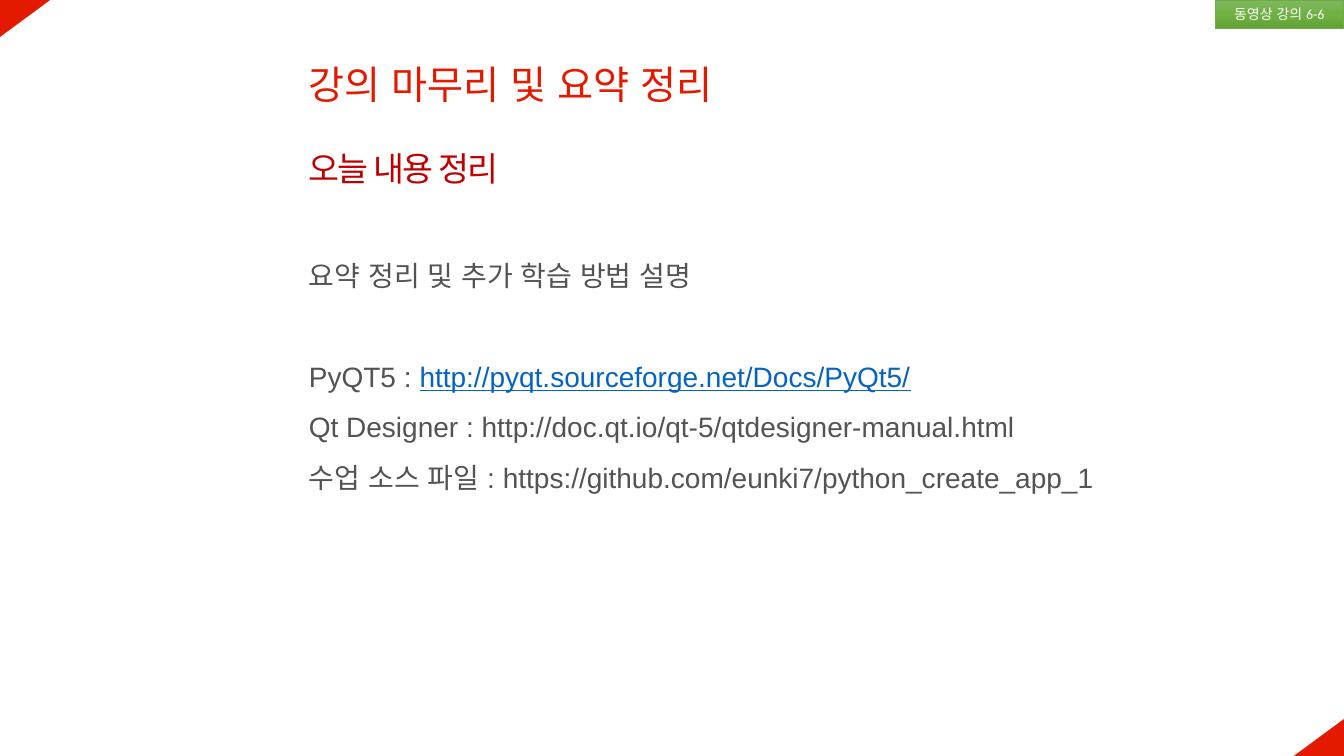
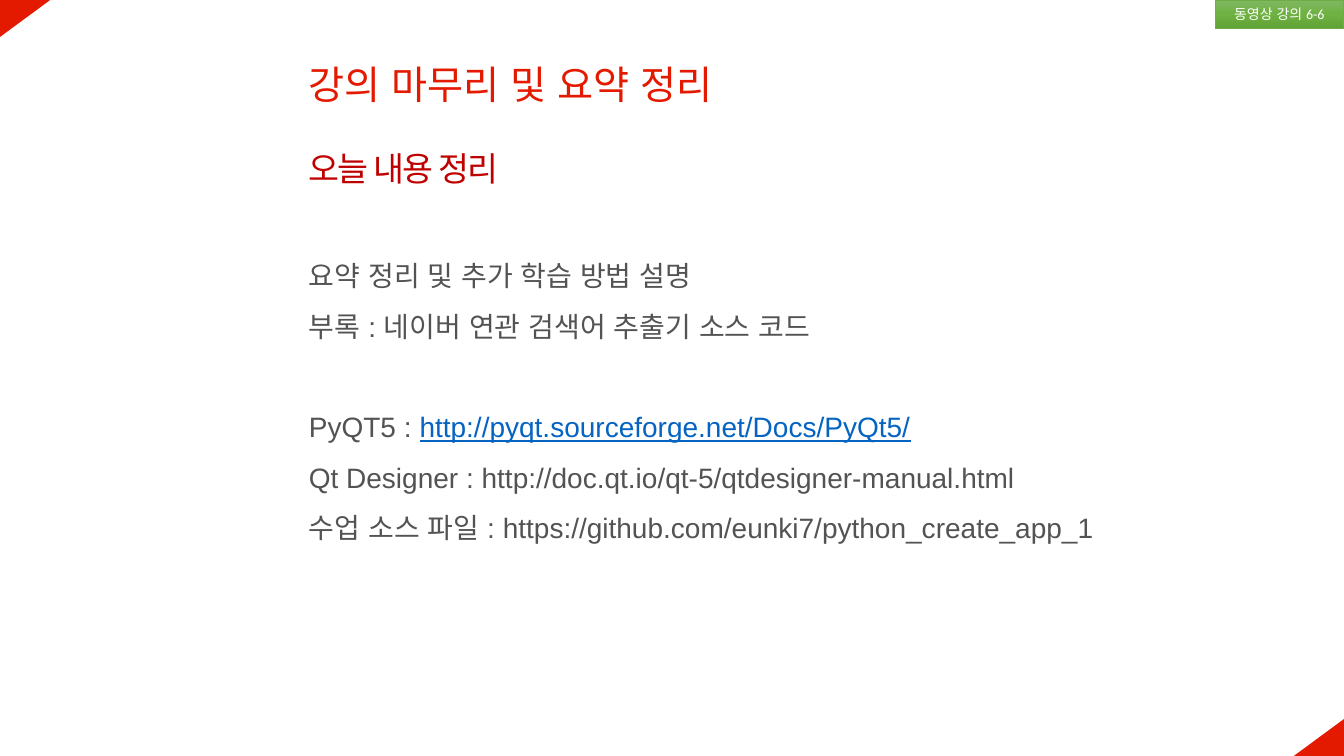
Before and after one commit to eunki7/python_create_app_1, a slide deck: slide 6 of section6/챕터6 강의 PPT.pptx. Drawn at 1344x756 pixels with LibreOffice and Linux fonts; fonts in the diff are those of the drawing. Boxes give left, top, right and bottom in pixels: in the first picture for what was removed or moved away, otherwise in the second. Text is boxed around its words. In the diff, an @@ line names an element or a change of style, - is before the commit and + after.

Commit message:
modified section6

```diff
--- a/section6/챕터6 강의 PPT.pptx
+++ b/section6/챕터6 강의 PPT.pptx
@@ text at [309, 313, 811, 339]: paragraph added @@
+부록 : 네이버 연관 검색어 추출기 소스 코드
```
